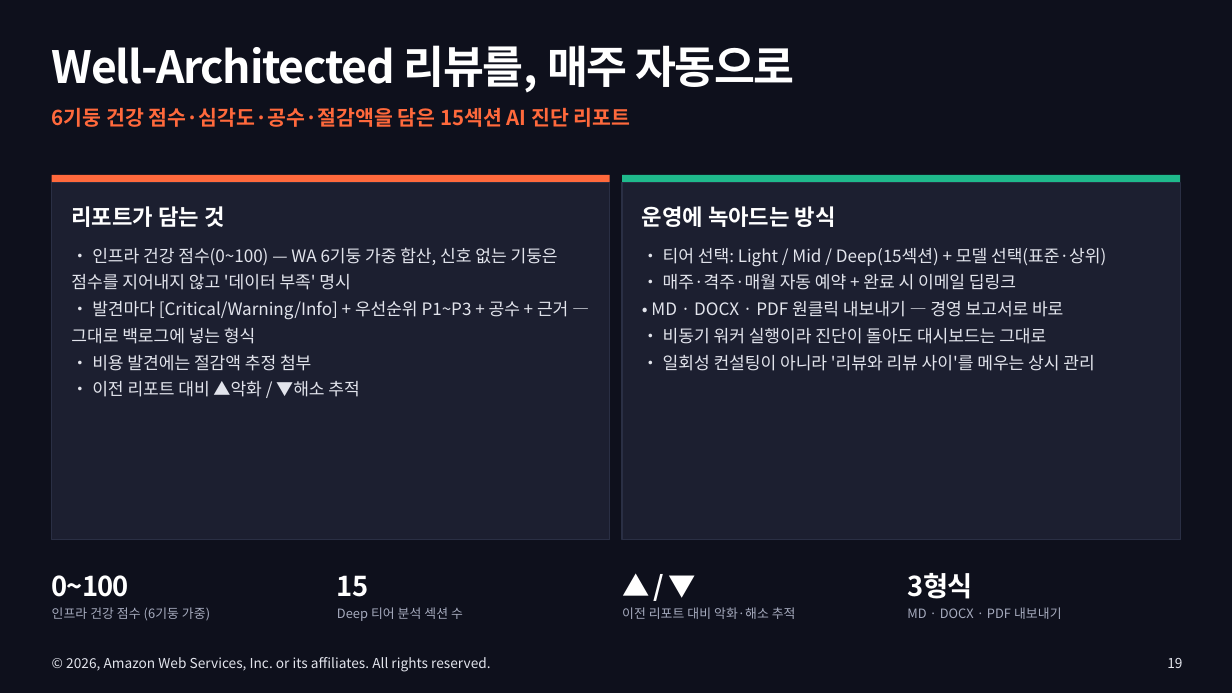
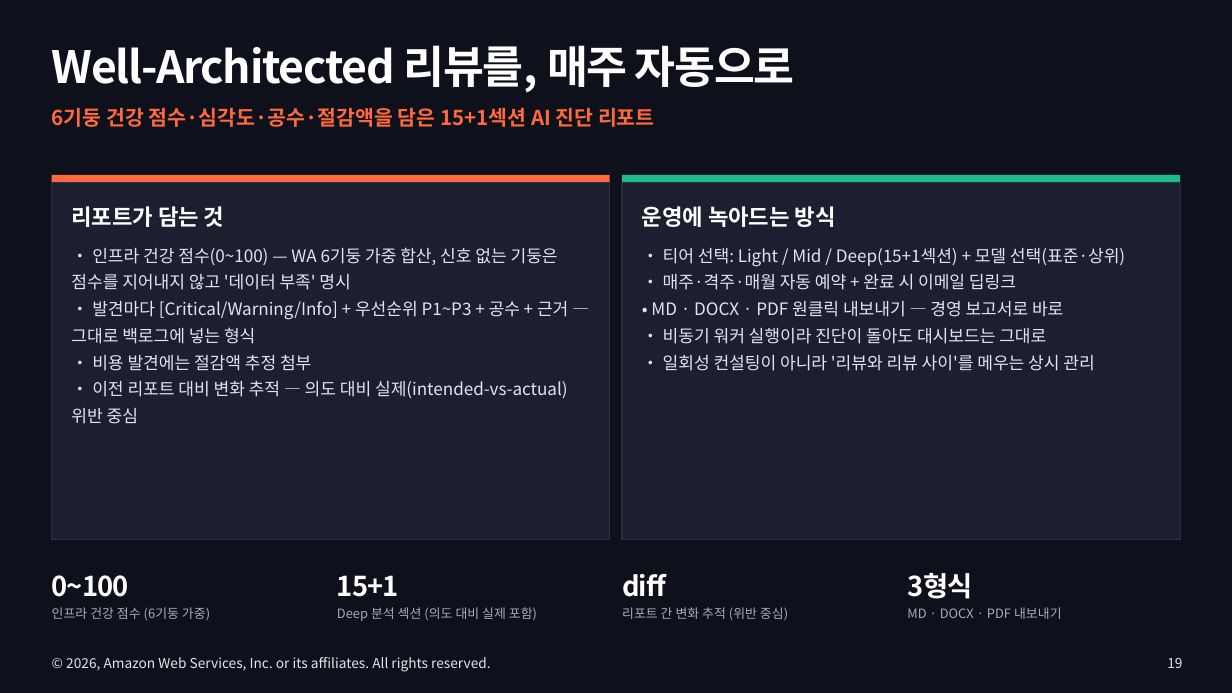
Before and after one commit to Atom-oh/awsops, a slide deck: slide 19 of docs-site/static/presentation/awsops-intro/awsops-intro.pptx. Drawn at 1232x693 pixels with LibreOffice and Linux fonts; fonts in the diff are those of the drawing. Boxes give left, top, right and bottom in pixels: in the first picture for what was removed or moved away, otherwise in the second. Text is boxed around its words. In the diff, an @@ line names an element or a change of style, - is before the commit and + after.

```diff
--- a/docs-site/static/presentation/awsops-intro/awsops-intro.pptx
+++ b/docs-site/static/presentation/awsops-intro/awsops-intro.pptx
@@ text at [52, 107, 655, 127]: text changed @@
-6기둥 건강 점수·심각도·공수·절감액을 담은 15섹션 AI 진단 리포트
+6기둥 건강 점수·심각도·공수·절감액을 담은 15+1섹션 AI 진단 리포트
@@ text at [663, 248, 1125, 267]: text changed @@
-• 티어 선택: Light / Mid / Deep(15섹션) + 모델 선택(표준·상위)
+• 티어 선택: Light / Mid / Deep(15+1섹션) + 모델 선택(표준·상위)
@@ text at [71, 381, 568, 424]: text changed @@
-• 이전 리포트 대비 ▲악화 / ▼해소 추적
+• 이전 리포트 대비 변화 추적 — 의도 대비 실제(intended-vs-actual) 위반 중심
@@ text at [337, 575, 399, 597]: text changed @@
-15
+15+1
@@ text at [622, 574, 666, 597]: text changed @@
-▲ / ▼
+diff
@@ text at [337, 607, 537, 621]: text changed @@
-Deep 티어 분석 섹션 수
+Deep 분석 섹션 (의도 대비 실제 포함)
@@ text at [622, 607, 788, 620]: text changed @@
-이전 리포트 대비 악화·해소 추적
+리포트 간 변화 추적 (위반 중심)
```
Also in this commit, not shown: 7 other slides changed, 5 other files.
